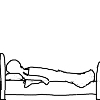
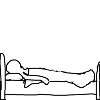
The second 100px x 100px image is a revision of the first. Changes to its layers:
painted on "Layer 1" over [24, 63, 100, 99]
